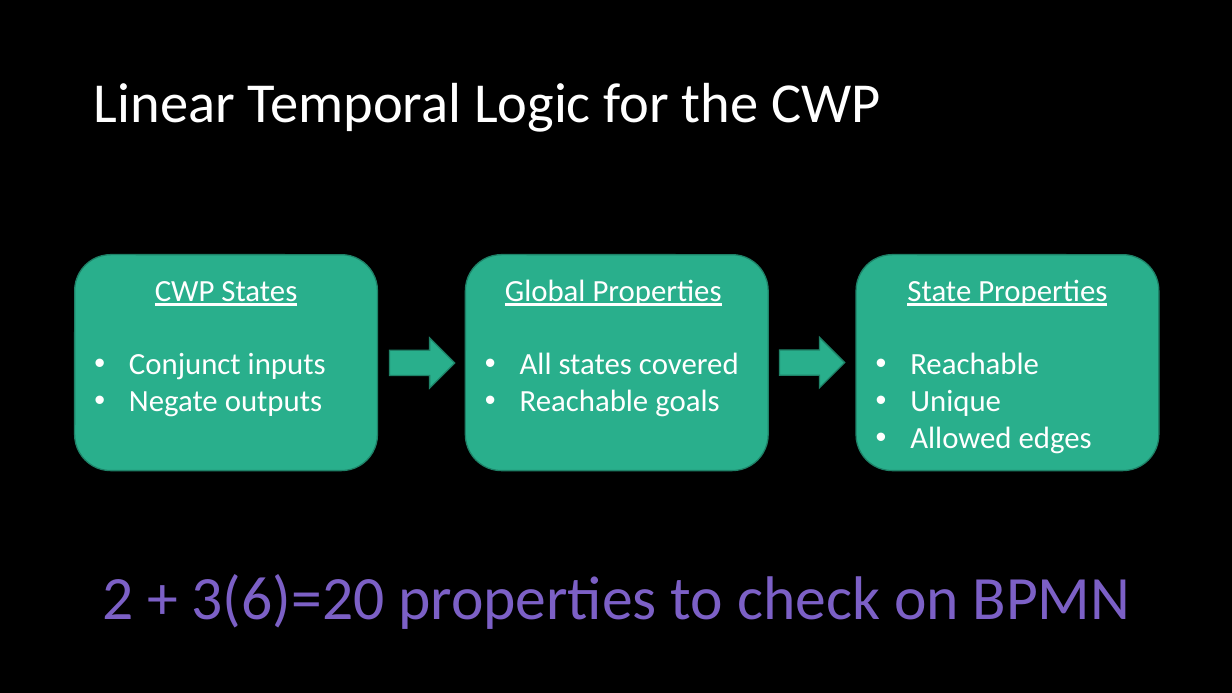
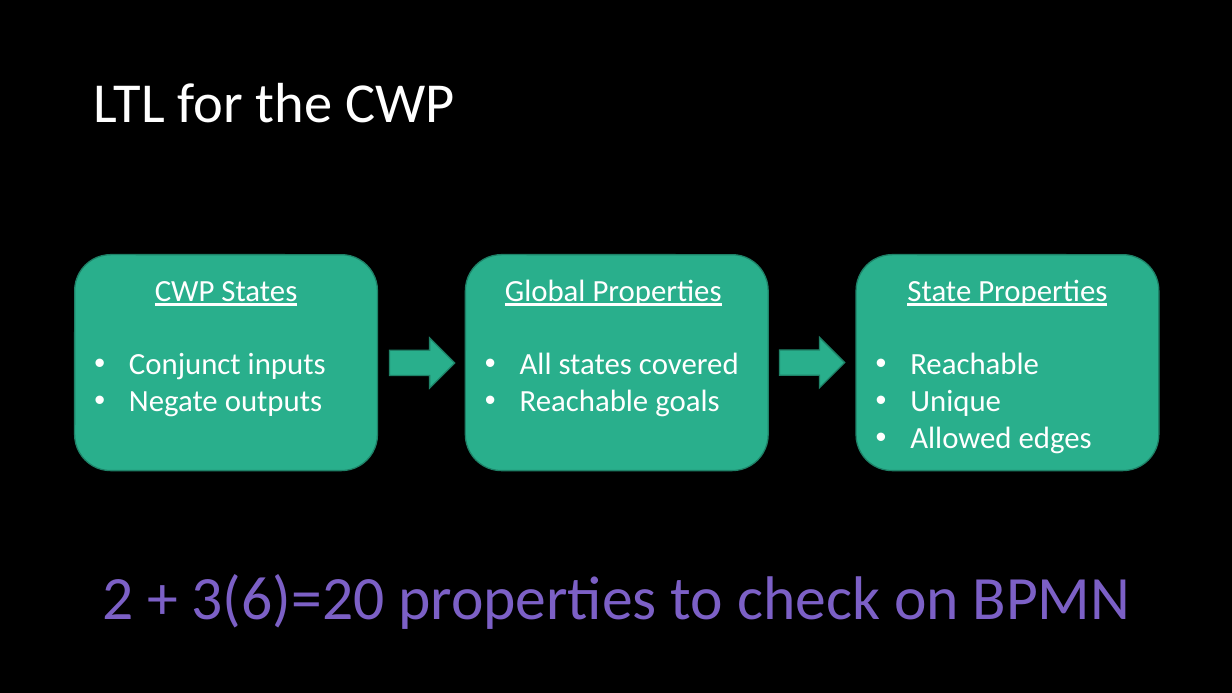
Before and after one commit to ericmercer/SPIN-bpmn-cwp-verification-paper, a slide deck: slide 13 of presentation/syscon-2022.pptx. Drawn at 1232x693 pixels with LibreOffice and Linux fonts; fonts in the diff are those of the drawing. Boxes give left, top, right and bottom in pixels: in the first picture for what was removed or moved away, otherwise in the second. Text is boxed around its words. In the diff, an @@ line names an element or a change of style, - is before the commit and + after.

```diff
--- a/presentation/syscon-2022.pptx
+++ b/presentation/syscon-2022.pptx
@@ title at box(94, 82, 454, 123): text changed @@
-Linear Temporal Logic for the CWP
+LTL for the CWP
```
Also in this commit, not shown: 4 other slides changed, 6 slides added, 1 slide removed.
